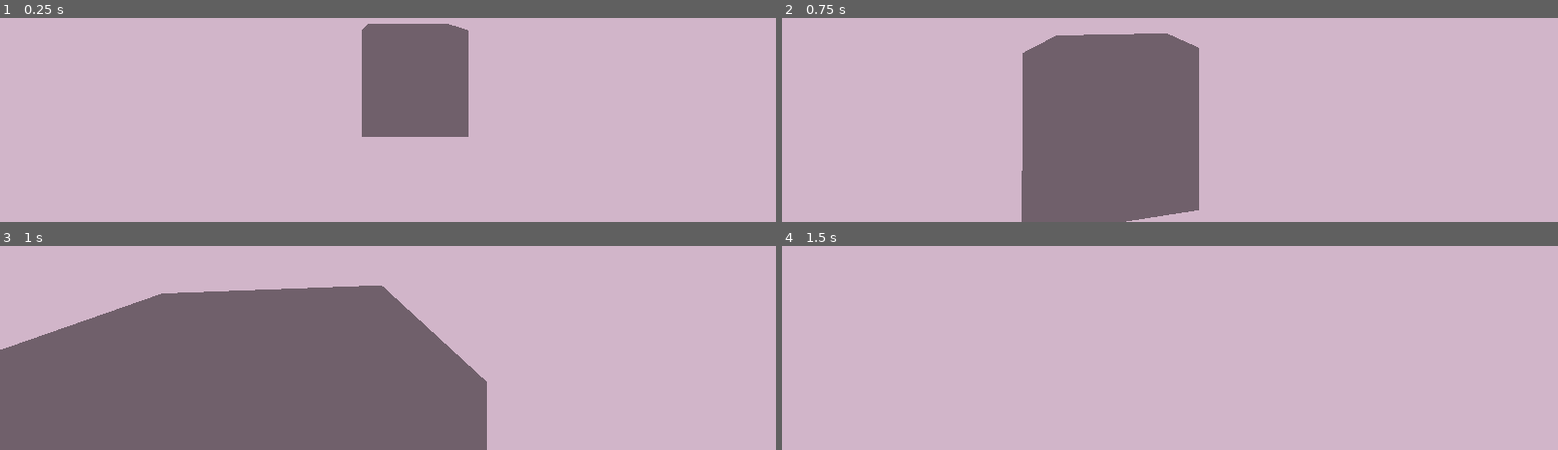
Above: before the commit, frames 1-4 (two rows, left to right).
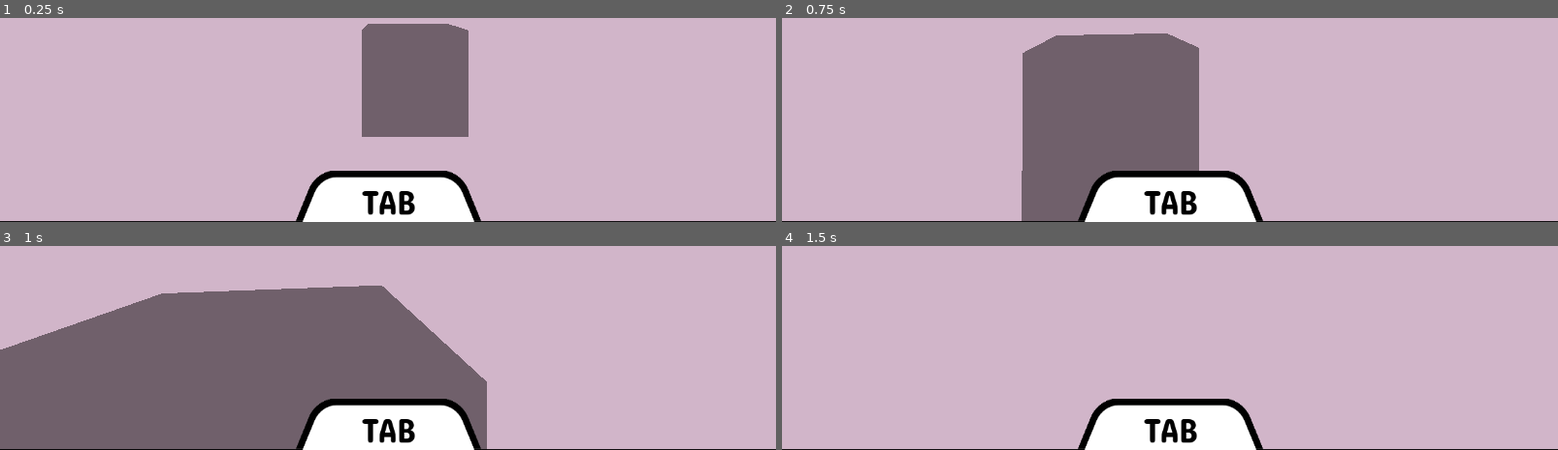
Above: after the commit, the same moments.

Repository: kicconsu/Edyn-Simulador-de-Campo-Electrico
Game: Godot game, scene res://scenes/main_menu/Free 3D Camera.tscn
Two runs of this game, one before a commit and one after it. Both use one fixed random seed, a clock stepped at 60 frames per second and the inputs below. Before the commit the project starts from res://scenes/Free 3D Camera.tscn.
Inputs (mouse positions are in pixels of both pictures, inside the frame that each line leads up to):
- Up to frame 1 (0.25 s): no input
- Up to frame 2 (0.75 s): tap Enter at 0.5 s; move the mouse to (outside the picture) at 0.52 s; hold W (move_forward) from 0.53 s (still down)
- Up to frame 3 (1 s): keep holding W (move_forward)
- Up to frame 4 (1.5 s): keep holding W (move_forward); move the mouse to (outside the picture) at 1.27 s

The runs differ from the first frame. In frame 1, 5.6% of the frame differs, in the area x 0-100%, y 74-100%; in frame 2, 5.6%; in frame 3, 5.6%; in frame 4, 5.6%.

Commit message:
gui management

Diff:
--- a/project.godot
+++ b/project.godot
@@ -11,13 +11,12 @@
 [application]
 
 config/name="Edyn"
-run/main_scene="res://scenes/Free 3D Camera.tscn"
+run/main_scene="res://scenes/main_menu/Free 3D Camera.tscn"
 config/features=PackedStringArray("4.3", "Forward Plus")
 config/icon="res://res/img/icon.svg"
 
 [display]
 
-window/size/mode=3
 window/stretch/mode="viewport"
 window/stretch/aspect="keep_height"
 
@@ -32,6 +31,7 @@
 "res://res/shaders/": "red",
 "res://res/sounds/": "green",
 "res://scenes/": "gray",
+"res://scenes/main_menu/": "pink",
 "res://scenes/subscenes/": "teal"
 }
 
@@ -59,12 +59,12 @@
 }
 move_up={
 "deadzone": 0.5,
-"events": [Object(InputEventKey,"resource_local_to_scene":fa …(140 unchanged characters)… d":false,"keycode":0,"physical_keycode":32,"key_label":0,"unicode":32,"location":0,"echo":false,"script":null)
+"events": [Object(InputEventKey,"resource_local_to_scene":fa …(140 unchanged characters)… d":false,"keycode":0,"physical_keycode":81,"key_label":0,"unicode":113,"location":0,"echo":false,"script":null)
 ]
 }
 move_down={
 "deadzone": 0.5,
-"events": [Object(InputEventKey,"resource_local_to_scene":fa …(140 unchanged characters)… d":false,"keycode":0,"physical_keycode":4194325,"key_label":0,"unicode":0,"location":0,"echo":false,"script":null)
+"events": [Object(InputEventKey,"resource_local_to_scene":fa …(140 unchanged characters)… d":false,"keycode":0,"physical_keycode":69,"key_label":0,"unicode":101,"location":0,"echo":false,"script":null)
 ]
 }
 pop_up={
@@ -72,3 +72,8 @@
 "events": [Object(InputEventKey,"resource_local_to_scene":false,"resource_name":"","device":-1,"window_id":0,"alt_press …(195 unchanged characters)…
 ]
 }
+TAB={
+"deadzone": 0.5,
+"events": [Object(InputEventKey,"resource_local_to_scene":false,"resource_name":"","device":-1,"window_id":0,"alt_pressed":false,"shift_pressed":false,"ctrl_pressed":false,"meta_pressed":false,"pressed":false,"keycode":0,"physical_keycode":4194306,"key_label":0,"unicode":0,"location":0,"echo":false,"script":null)
+]
+}
--- a/res/scripts/camera_3d.gd
+++ b/res/scripts/camera_3d.gd
@@ -6,24 +6,36 @@
 
 var velocity = Vector3.ZERO
 var lookAngles = Vector2.ZERO
+var cursor_visible = true
 
 func _ready():
 	Input.set_mouse_mode(Input.MOUSE_MODE_CAPTURED)
 
 func _process(delta):
-	lookAngles.y = clamp(lookAngles.y, PI / -2, PI / 2)
-	set_rotation(Vector3(lookAngles.y, lookAngles.x, 0))
-	var direction = updateDirection()
-	if direction.length_squared() > 0:
-		velocity += direction * acceleration
-	if velocity.length() > moveSpeed:
-		velocity = velocity.normalized() * moveSpeed
 
-	translate(velocity  * delta)
+	if Input.get_mouse_mode() == 2:
+		lookAngles.y = clamp(lookAngles.y, PI / -2, PI / 2)
+		set_rotation(Vector3(lookAngles.y, lookAngles.x, 0))
+		var direction = updateDirection()
+		if direction.length_squared() > 0:
+			velocity += direction * acceleration
+		if velocity.length() > moveSpeed:
+			velocity = velocity.normalized() * moveSpeed
+
+		translate(velocity  * delta)
 
 
 
 func _input(event):
+
+	if Input.is_action_just_pressed("TAB"):
+		cursor_visible = !cursor_visible  # Alterna entre visible/invisible
+		if !cursor_visible:
+			Input.set_mouse_mode(Input.MOUSE_MODE_VISIBLE)  # Muestra el cursor
+		else:
+			Input.set_mouse_mode(Input.MOUSE_MODE_CAPTURED)  # Oculta el cursor
+
+
 	#Mouse Rotation
 	if event is InputEventMouseMotion:
 		lookAngles -= event.relative / mouseSpeed
--- a/res/scripts/free_3d_camera.gd
+++ b/res/scripts/free_3d_camera.gd
@@ -1,13 +1,24 @@
 extends Node3D
 @onready var camera_3d = $Camera3D
 @onready var control = $"../Control"
+@onready var animation = $TabMenu/Animation
 
+var toggle : bool
 
-# Called when the node enters the scene tree for the first time.
 func _ready():
 	camera_3d.set_current(true)
+	toggle = false
 
-
-# Called every frame. 'delta' is the elapsed time since the previous frame.
 func _process(delta):
 	pass
+
+func _input(event):
+
+	if Input.is_action_just_pressed("TAB"):
+
+		if !toggle:
+			animation.play("upside")
+			toggle = !toggle
+		else:
+			animation.play_backwards("upside")
+			toggle = !toggle
--- /dev/null
+++ b/res/scripts/items.gd
@@ -0,0 +1,9 @@
+extends Control
+
+@export var placeholder : Texture
+@onready var texture = $Button/TextureRect
+
+func _ready():
+
+	if texture and placeholder:
+		texture.texture = placeholder
--- a/scenes/Free 3D Camera.tscn
+++ /dev/null
@@ -1,73 +0,0 @@
-[gd_scene load_steps=7 format=3 uid="uid://fswgfltm8d4p"]
-
-[ext_resource type="Script" path="res://res/scripts/camera_3d.gd" id="1_3w1l0"]
-[ext_resource type="Script" path="res://res/scripts/free_3d_camera.gd" id="1_yjvhw"]
-[ext_resource type="Script" path="res://res/scripts/tabControl.gd" id="3_0ptyd"]
-[ext_resource type="Theme" uid="uid://cfdvtr2g7cnwm" path="res://res/textures/default_GUI_theme.tres" id="3_kvier"]
-[ext_resource type="Theme" uid="uid://bu1p2dv3dv8hc" path="res://res/textures/default_GUI_theme2.tres" id="3_wlhkd"]
-
-[sub_resource type="Environment" id="Environment_hckor"]
-background_mode = 1
-background_color = Color(0.817954, 0.708278, 0.786659, 1)
-
-[node name="Free3dSpace" type="Node3D"]
-process_mode = 3
-script = ExtResource("1_yjvhw")
-
-[node name="Control" type="Control" parent="."]
-process_mode = 3
-layout_mode = 3
-anchor_right = 0.035
-anchor_bottom = 0.062
-offset_right = -0.32
-offset_bottom = -0.176003
-script = ExtResource("3_0ptyd")
-
-[node name="Panel2" type="Panel" parent="Control"]
-texture_filter = 1
-layout_mode = 0
-offset_left = 84.0
-offset_top = 437.0
-offset_right = 397.0
-offset_bottom = 467.0
-theme = ExtResource("3_wlhkd")
-
-[node name="Panel" type="Panel" parent="Control"]
-texture_filter = 1
-layout_mode = 0
-offset_left = -2.0
-offset_top = 458.0
-offset_right = 1151.0
-offset_bottom = 647.0
-theme = ExtResource("3_kvier")
-
-[node name="RichTextLabel" type="RichTextLabel" parent="Control"]
-use_parent_material = true
-layout_mode = 0
-offset_left = 95.0
-offset_top = 477.0
-offset_right = 1112.0
-offset_bottom = 547.0
-text = "Sample Text"
-tab_size = 6
-
-[node name="RichTextLabel2" type="RichTextLabel" parent="Control"]
-modulate = Color(0, 0, 0, 1)
-use_parent_material = true
-layout_mode = 0
-offset_left = 103.0
-offset_top = 439.0
-offset_right = 402.0
-offset_bottom = 470.0
-text = "TAB to close"
-tab_size = 6
-
-[node name="WorldEnvironment" type="WorldEnvironment" parent="."]
-environment = SubResource("Environment_hckor")
-
-[node name="CSGBox3D" type="CSGBox3D" parent="."]
-transform = Transform3D(1, 0, 0, 0, 1, 0, 0, 0, 1, 0.247771, 0.659929, -3.15726)
-
-[node name="Camera3D" type="Camera3D" parent="."]
-transform = Transform3D(1, 0, 0, 0, 1, 0, 0, 0, 1, 0, 1.39796, 0)
-script = ExtResource("1_3w1l0")
--- /dev/null
+++ b/scenes/main_menu/Free 3D Camera.tscn
@@ -0,0 +1,180 @@
+[gd_scene load_steps=16 format=3 uid="uid://fswgfltm8d4p"]
+
+[ext_resource type="Script" path="res://res/scripts/free_3d_camera.gd" id="1_83ua7"]
+[ext_resource type="Script" path="res://res/scripts/camera_3d.gd" id="2_pf3u3"]
+[ext_resource type="Texture2D" uid="uid://bgtp1jp51qh0x" path="res://res/img/TAB.png" id="3_gp2cd"]
+[ext_resource type="FontFile" uid="uid://cdrib51afqpq" path="res://res/fonts/ConcertOne-Regular.ttf" id="4_wns4b"]
+[ext_resource type="PackedScene" uid="uid://behdmgx5a6ftv" path="res://scenes/main_menu/items.tscn" id="5_o3eh4"]
+[ext_resource type="Texture2D" uid="uid://dfdm7rs265bfg" path="res://res/img/1.png" id="6_rgwkh"]
+[ext_resource type="Texture2D" uid="uid://brbe6yqwfu3xg" path="res://res/img/2.png" id="7_7eu8w"]
+[ext_resource type="Texture2D" uid="uid://d5ry3b4de6su" path="res://res/img/3.png" id="8_lywrv"]
+[ext_resource type="Texture2D" uid="uid://qk2mhvupqdij" path="res://res/img/4.png" id="9_pm3uv"]
+[ext_resource type="Texture2D" uid="uid://bc3n41fw0dkev" path="res://res/img/5.png" id="10_bj1tg"]
+
+[sub_resource type="Environment" id="Environment_hckor"]
+background_mode = 1
+background_color = Color(0.817954, 0.708278, 0.786659, 1)
+
+[sub_resource type="LabelSettings" id="LabelSettings_7xhna"]
+font = ExtResource("4_wns4b")
+font_size = 51
+font_color = Color(0, 0, 0, 1)
+
+[sub_resource type="Animation" id="Animation_6udsi"]
+length = 0.001
+tracks/0/type = "value"
+tracks/0/imported = false
+tracks/0/enabled = true
+tracks/0/path = NodePath(".:anchor_top")
+tracks/0/interp = 1
+tracks/0/loop_wrap = true
+tracks/0/keys = {
+"times": PackedFloat32Array(0),
+"transitions": PackedFloat32Array(1),
+"update": 0,
+"values": [1.0]
+}
+tracks/1/type = "value"
+tracks/1/imported = false
+tracks/1/enabled = true
+tracks/1/path = NodePath(".:anchor_bottom")
+tracks/1/interp = 1
+tracks/1/loop_wrap = true
+tracks/1/keys = {
+"times": PackedFloat32Array(0),
+"transitions": PackedFloat32Array(1),
+"update": 0,
+"values": [1.0]
+}
+
+[sub_resource type="Animation" id="Animation_66ys2"]
+resource_name = "upside"
+tracks/0/type = "value"
+tracks/0/imported = false
+tracks/0/enabled = true
+tracks/0/path = NodePath(".:anchor_top")
+tracks/0/interp = 1
+tracks/0/loop_wrap = true
+tracks/0/keys = {
+"times": PackedFloat32Array(0, 1),
+"transitions": PackedFloat32Array(0.25, 1),
+"update": 0,
+"values": [1.0, 0.7]
+}
+tracks/1/type = "value"
+tracks/1/imported = false
+tracks/1/enabled = true
+tracks/1/path = NodePath(".:anchor_bottom")
+tracks/1/interp = 1
+tracks/1/loop_wrap = true
+tracks/1/keys = {
+"times": PackedFloat32Array(0, 1),
+"transitions": PackedFloat32Array(0.25, 1),
+"update": 0,
+"values": [1.0, 0.7]
+}
+
+[sub_resource type="AnimationLibrary" id="AnimationLibrary_agarw"]
+_data = {
+"RESET": SubResource("Animation_6udsi"),
+"upside": SubResource("Animation_66ys2")
+}
+
+[node name="Free3dSpace" type="Node3D"]
+process_mode = 3
+script = ExtResource("1_83ua7")
+
+[node name="WorldEnvironment" type="WorldEnvironment" parent="."]
+environment = SubResource("Environment_hckor")
+
+[node name="CSGBox3D" type="CSGBox3D" parent="."]
+transform = Transform3D(1, 0, 0, 0, 1, 0, 0, 0, 1, 0.247771, 0.659929, -3.15726)
+
+[node name="Camera3D" type="Camera3D" parent="."]
+transform = Transform3D(1, 0, 0, 0, 1, 0, 0, 0, 1, 0, 1.39796, 0)
+script = ExtResource("2_pf3u3")
+
+[node name="TabMenu" type="Control" parent="."]
+layout_mode = 3
+anchors_preset = 7
+anchor_left = 0.5
+anchor_top = 1.0
+anchor_right = 0.5
+anchor_bottom = 1.0
+offset_left = -20.0
+offset_top = -40.0
+offset_right = 20.0
+grow_horizontal = 2
+grow_vertical = 0
+size_flags_horizontal = 4
+
+[node name="Tab" type="TextureRect" parent="TabMenu"]
+layout_mode = 1
+anchors_preset = -1
+anchor_left = 0.5
+anchor_top = -0.74
+anchor_right = 0.5
+anchor_bottom = 0.26
+offset_left = -576.0
+offset_top = -324.0
+offset_right = 576.0
+offset_bottom = 324.0
+grow_horizontal = 2
+grow_vertical = 2
+texture = ExtResource("3_gp2cd")
+
+[node name="Label" type="Label" parent="TabMenu/Tab"]
+layout_mode = 1
+anchors_preset = -1
+anchor_left = 0.5
+anchor_top = 0.528
+anchor_right = 0.5
+anchor_bottom = 0.538
+offset_left = -39.5
+offset_top = -30.5
+offset_right = 39.5
+offset_bottom = 30.5
+grow_horizontal = 2
+grow_vertical = 2
+text = "TAB"
+label_settings = SubResource("LabelSettings_7xhna")
+
+[node name="HBoxContainer" type="HBoxContainer" parent="TabMenu/Tab"]
+layout_mode = 1
+anchors_preset = 8
+anchor_left = 0.5
+anchor_top = 0.5
+anchor_right = 0.5
+anchor_bottom = 0.5
+offset_left = -544.0
+offset_top = 75.6
+offset_right = 546.0
+offset_bottom = 215.6
+grow_horizontal = 2
+grow_vertical = 2
+theme_override_constants/separation = 235
+
+[node name="cargas" parent="TabMenu/Tab/HBoxContainer" instance=ExtResource("5_o3eh4")]
+layout_mode = 2
+placeholder = ExtResource("6_rgwkh")
+
+[node name="varilla" parent="TabMenu/Tab/HBoxContainer" instance=ExtResource("5_o3eh4")]
+layout_mode = 2
+placeholder = ExtResource("7_7eu8w")
+
+[node name="esfera" parent="TabMenu/Tab/HBoxContainer" instance=ExtResource("5_o3eh4")]
+layout_mode = 2
+placeholder = ExtResource("8_lywrv")
+
+[node name="cilindro" parent="TabMenu/Tab/HBoxContainer" instance=ExtResource("5_o3eh4")]
+layout_mode = 2
+placeholder = ExtResource("9_pm3uv")
+
+[node name="cilindroInfinito" parent="TabMenu/Tab/HBoxContainer" instance=ExtResource("5_o3eh4")]
+layout_mode = 2
+placeholder = ExtResource("10_bj1tg")
+
+[node name="Animation" type="AnimationPlayer" parent="TabMenu"]
+libraries = {
+"": SubResource("AnimationLibrary_agarw")
+}
--- /dev/null
+++ b/scenes/main_menu/items.tscn
@@ -0,0 +1,47 @@
+[gd_scene load_steps=7 format=3 uid="uid://behdmgx5a6ftv"]
+
+[ext_resource type="Script" path="res://res/scripts/items.gd" id="1_3xp20"]
+
+[sub_resource type="StyleBoxEmpty" id="StyleBoxEmpty_hgxve"]
+
+[sub_resource type="StyleBoxFlat" id="StyleBoxFlat_vnw5o"]
+bg_color = Color(0.82606, 0.82606, 0.82606, 1)
+
+[sub_resource type="StyleBoxFlat" id="StyleBoxFlat_7wep2"]
+
+[sub_resource type="StyleBoxFlat" id="StyleBoxFlat_wcby0"]
+bg_color = Color(0.497474, 0.497474, 0.497474, 1)
+
+[sub_resource type="StyleBoxFlat" id="StyleBoxFlat_66big"]
+bg_color = Color(0, 0, 0, 0.286275)
+
+[node name="Control" type="Control"]
+layout_mode = 3
+anchors_preset = 0
+offset_right = 40.0
+offset_bottom = 40.0
+script = ExtResource("1_3xp20")
+
+[node name="Button" type="Button" parent="."]
+layout_mode = 0
+offset_right = 152.0
+offset_bottom = 147.0
+theme_override_styles/focus = SubResource("StyleBoxEmpty_hgxve")
+theme_override_styles/hover_pressed = SubResource("StyleBoxFlat_vnw5o")
+theme_override_styles/hover = SubResource("StyleBoxFlat_7wep2")
+theme_override_styles/pressed = SubResource("StyleBoxFlat_wcby0")
+theme_override_styles/normal = SubResource("StyleBoxFlat_66big")
+
+[node name="TextureRect" type="TextureRect" parent="Button"]
+layout_mode = 1
+anchors_preset = 8
+anchor_left = 0.5
+anchor_top = 0.5
+anchor_right = 0.5
+anchor_bottom = 0.5
+offset_left = -20.0
+offset_top = -20.0
+offset_right = 20.0
+offset_bottom = 20.0
+grow_horizontal = 2
+grow_vertical = 2
--- a/scenes/main_menu/main_menu.tscn
+++ b/scenes/main_menu/main_menu.tscn
@@ -9,6 +9,45 @@
 [ext_resource type="Texture2D" uid="uid://ctokvp1kernhq" path="res://res/img/Eh.png" id="6_orrln"]
 [ext_resource type="Texture2D" uid="uid://2yhrx08hr0fi" path="res://res/img/glow.png" id="7_io5h1"]
 [ext_resource type="FontFile" uid="uid://cdrib51afqpq" path="res://res/fonts/ConcertOne-Regular.ttf" id="8_1y3sb"]
+
+[sub_resource type="Animation" id="Animation_qt50v"]
+length = 0.001
+tracks/0/type = "value"
+tracks/0/imported = false
+tracks/0/enabled = true
+tracks/0/path = NodePath("TextureRect:modulate")
+tracks/0/interp = 1
+tracks/0/loop_wrap = true
+tracks/0/keys = {
+"times": PackedFloat32Array(0),
+"transitions": PackedFloat32Array(1),
+"update": 0,
+"values": [Color(1, 1, 1, 1)]
+}
+tracks/1/type = "value"
+tracks/1/imported = false
+tracks/1/enabled = true
+tracks/1/path = NodePath("ColorRect:color")
+tracks/1/interp = 1
+tracks/1/loop_wrap = true
+tracks/1/keys = {
+"times": PackedFloat32Array(0),
+"transitions": PackedFloat32Array(1),
+"update": 0,
+"values": [Color(1.56425e-07, 0.169217, 0.244219, 1)]
+}
+tracks/2/type = "value"
+tracks/2/imported = false
+tracks/2/enabled = true
+tracks/2/path = NodePath("Label:rotation")
+tracks/2/interp = 1
+tracks/2/loop_wrap = true
+tracks/2/keys = {
+"times": PackedFloat32Array(0),
+"transitions": PackedFloat32Array(1),
+"update": 0,
+"values": [0.349066]
+}
 
 [sub_resource type="Animation" id="Animation_ocmcl"]
 resource_name = "glow"
@@ -49,45 +88,6 @@
 "transitions": PackedFloat32Array(1, 1, 1),
 "update": 0,
 "values": [0.261799, -0.261799, 0.261799]
-}
-
-[sub_resource type="Animation" id="Animation_qt50v"]
-length = 0.001
-tracks/0/type = "value"
-tracks/0/imported = false
-tracks/0/enabled = true
-tracks/0/path = NodePath("TextureRect:modulate")
-tracks/0/interp = 1
-tracks/0/loop_wrap = true
-tracks/0/keys = {
-"times": PackedFloat32Array(0),
-"transitions": PackedFloat32Array(1),
-"update": 0,
-"values": [Color(1, 1, 1, 1)]
-}
-tracks/1/type = "value"
-tracks/1/imported = false
-tracks/1/enabled = true
-tracks/1/path = NodePath("ColorRect:color")
-tracks/1/interp = 1
-tracks/1/loop_wrap = true
-tracks/1/keys = {
-"times": PackedFloat32Array(0),
-"transitions": PackedFloat32Array(1),
-"update": 0,
-"values": [Color(1.56425e-07, 0.169217, 0.244219, 1)]
-}
-tracks/2/type = "value"
-tracks/2/imported = false
-tracks/2/enabled = true
-tracks/2/path = NodePath("Label:rotation")
-tracks/2/interp = 1
-tracks/2/loop_wrap = true
-tracks/2/keys = {
-"times": PackedFloat32Array(0),
-"transitions": PackedFloat32Array(1),
-"update": 0,
-"values": [0.349066]
 }
 
 [sub_resource type="AnimationLibrary" id="AnimationLibrary_bvkko"]
@@ -176,6 +176,7 @@
 grow_horizontal = 2
 grow_vertical = 2
 rotation = 0.349066
+scale = Vector2(1.22553, 1.17771)
 pivot_offset = Vector2(238.345, 78.184)
 text = "Sparkies"
 label_settings = SubResource("LabelSettings_xm8iq")
--- a/scenes/main_menu/play_menu.tscn
+++ b/scenes/main_menu/play_menu.tscn
@@ -13,6 +13,105 @@
 font = ExtResource("4_rye6t")
 font_size = 110
 font_color = Color(0, 0, 0, 1)
+
+[sub_resource type="Animation" id="Animation_65ko0"]
+length = 0.001
+tracks/0/type = "value"
+tracks/0/imported = false
+tracks/0/enabled = true
+tracks/0/path = NodePath("ColorRect:anchor_top")
+tracks/0/interp = 1
+tracks/0/loop_wrap = true
+tracks/0/keys = {
+"times": PackedFloat32Array(0),
+"transitions": PackedFloat32Array(1),
+"update": 0,
+"values": [1.0]
+}
+tracks/1/type = "value"
+tracks/1/imported = false
+tracks/1/enabled = true
+tracks/1/path = NodePath("HBoxContainer/button_2d:disabled")
+tracks/1/interp = 1
+tracks/1/loop_wrap = true
+tracks/1/keys = {
+"times": PackedFloat32Array(0),
+"transitions": PackedFloat32Array(1),
+"update": 1,
+"values": [true]
+}
+tracks/2/type = "value"
+tracks/2/imported = false
+tracks/2/enabled = true
+tracks/2/path = NodePath("HBoxContainer/button_3d:disabled")
+tracks/2/interp = 1
+tracks/2/loop_wrap = true
+tracks/2/keys = {
+"times": PackedFloat32Array(0),
+"transitions": PackedFloat32Array(1),
+"update": 1,
+"values": [true]
+}
+tracks/3/type = "value"
+tracks/3/imported = false
+tracks/3/enabled = true
+tracks/3/path = NodePath("HBoxContainer/Exit:disabled")
+tracks/3/interp = 1
+tracks/3/loop_wrap = true
+tracks/3/keys = {
+"times": PackedFloat32Array(0),
+"transitions": PackedFloat32Array(1),
+"update": 1,
+"values": [true]
+}
+tracks/4/type = "value"
+tracks/4/imported = false
+tracks/4/enabled = true
+tracks/4/path = NodePath("HBoxContainer/button_2d:modulate")
+tracks/4/interp = 1
+tracks/4/loop_wrap = true
+tracks/4/keys = {
+"times": PackedFloat32Array(0),
+"transitions": PackedFloat32Array(1),
+"update": 0,
+"values": [Color(1, 1, 1, 0)]
+}
+tracks/5/type = "value"
+tracks/5/imported = false
+tracks/5/enabled = true
+tracks/5/path = NodePath("HBoxContainer/button_3d:modulate")
+tracks/5/interp = 1
+tracks/5/loop_wrap = true
+tracks/5/keys = {
+"times": PackedFloat32Array(0),
+"transitions": PackedFloat32Array(1),
+"update": 0,
+"values": [Color(1, 1, 1, 1)]
+}
+tracks/6/type = "value"
+tracks/6/imported = false
+tracks/6/enabled = true
+tracks/6/path = NodePath("HBoxContainer/Exit:modulate")
+tracks/6/interp = 1
+tracks/6/loop_wrap = true
+tracks/6/keys = {
+"times": PackedFloat32Array(0),
+"transitions": PackedFloat32Array(1),
+"update": 0,
+"values": [Color(1, 1, 1, 1)]
+}
+tracks/7/type = "value"
+tracks/7/imported = false
+tracks/7/enabled = true
+tracks/7/path = NodePath("ColorRect2:color")
+tracks/7/interp = 1
+tracks/7/loop_wrap = true
+tracks/7/keys = {
+"times": PackedFloat32Array(0),
+"transitions": PackedFloat32Array(1),
+"update": 0,
+"values": [Color(0, 0, 0, 0.462745)]
+}
 
 [sub_resource type="Animation" id="Animation_44na6"]
 resource_name = "intro"
@@ -114,105 +213,6 @@
 "values": [Color(0, 0, 0, 0), Color(0, 0, 0, 0.462745), Color(0, 0, 0, 0.462745)]
 }
 
-[sub_resource type="Animation" id="Animation_65ko0"]
-length = 0.001
-tracks/0/type = "value"
-tracks/0/imported = false
-tracks/0/enabled = true
-tracks/0/path = NodePath("ColorRect:anchor_top")
-tracks/0/interp = 1
-tracks/0/loop_wrap = true
-tracks/0/keys = {
-"times": PackedFloat32Array(0),
-"transitions": PackedFloat32Array(1),
-"update": 0,
-"values": [1.0]
-}
-tracks/1/type = "value"
-tracks/1/imported = false
-tracks/1/enabled = true
-tracks/1/path = NodePath("HBoxContainer/button_2d:disabled")
-tracks/1/interp = 1
-tracks/1/loop_wrap = true
-tracks/1/keys = {
-"times": PackedFloat32Array(0),
-"transitions": PackedFloat32Array(1),
-"update": 1,
-"values": [true]
-}
-tracks/2/type = "value"
-tracks/2/imported = false
-tracks/2/enabled = true
-tracks/2/path = NodePath("HBoxContainer/button_3d:disabled")
-tracks/2/interp = 1
-tracks/2/loop_wrap = true
-tracks/2/keys = {
-"times": PackedFloat32Array(0),
-"transitions": PackedFloat32Array(1),
-"update": 1,
-"values": [true]
-}
-tracks/3/type = "value"
-tracks/3/imported = false
-tracks/3/enabled = true
-tracks/3/path = NodePath("HBoxContainer/Exit:disabled")
-tracks/3/interp = 1
-tracks/3/loop_wrap = true
-tracks/3/keys = {
-"times": PackedFloat32Array(0),
-"transitions": PackedFloat32Array(1),
-"update": 1,
-"values": [true]
-}
-tracks/4/type = "value"
-tracks/4/imported = false
-tracks/4/enabled = true
-tracks/4/path = NodePath("HBoxContainer/button_2d:modulate")
-tracks/4/interp = 1
-tracks/4/loop_wrap = true
-tracks/4/keys = {
-"times": PackedFloat32Array(0),
-"transitions": PackedFloat32Array(1),
-"update": 0,
-"values": [Color(1, 1, 1, 0)]
-}
-tracks/5/type = "value"
-tracks/5/imported = false
-tracks/5/enabled = true
-tracks/5/path = NodePath("HBoxContainer/button_3d:modulate")
-tracks/5/interp = 1
-tracks/5/loop_wrap = true
-tracks/5/keys = {
-"times": PackedFloat32Array(0),
-"transitions": PackedFloat32Array(1),
-"update": 0,
-"values": [Color(1, 1, 1, 1)]
-}
-tracks/6/type = "value"
-tracks/6/imported = false
-tracks/6/enabled = true
-tracks/6/path = NodePath("HBoxContainer/Exit:modulate")
-tracks/6/interp = 1
-tracks/6/loop_wrap = true
-tracks/6/keys = {
-"times": PackedFloat32Array(0),
-"transitions": PackedFloat32Array(1),
-"update": 0,
-"values": [Color(1, 1, 1, 1)]
-}
-tracks/7/type = "value"
-tracks/7/imported = false
-tracks/7/enabled = true
-tracks/7/path = NodePath("ColorRect2:color")
-tracks/7/interp = 1
-tracks/7/loop_wrap = true
-tracks/7/keys = {
-"times": PackedFloat32Array(0),
-"transitions": PackedFloat32Array(1),
-"update": 0,
-"values": [Color(0, 0, 0, 0.462745)]
-}
-
 [sub_resource type="Animation" id="Animation_187hc"]
 resource_name = "outro"
 length = 2.0
Binary file added: res/img/1.png
Not shown, added: res/img/1.png.import
Binary file added: res/img/2.png
Not shown, added: res/img/2.png.import
Binary file added: res/img/3.png
Not shown, added: res/img/3.png.import
Binary file added: res/img/4.png
Not shown, added: res/img/4.png.import
Binary file added: res/img/5.png
Not shown, added: res/img/5.png.import
Binary file added: res/img/TAB.png
Not shown, added: res/img/TAB.png.import
(and 1 more such lines)
